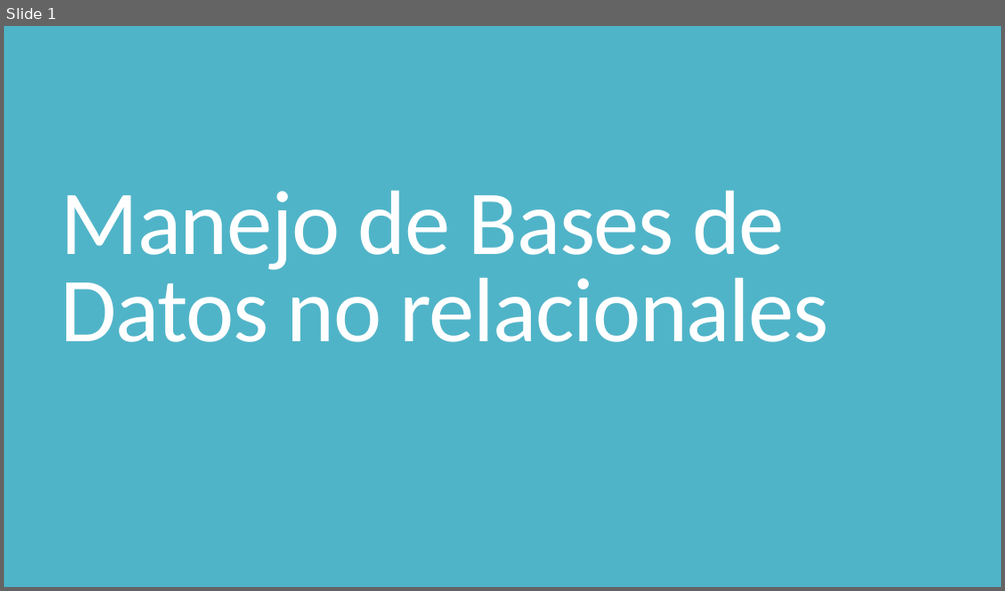
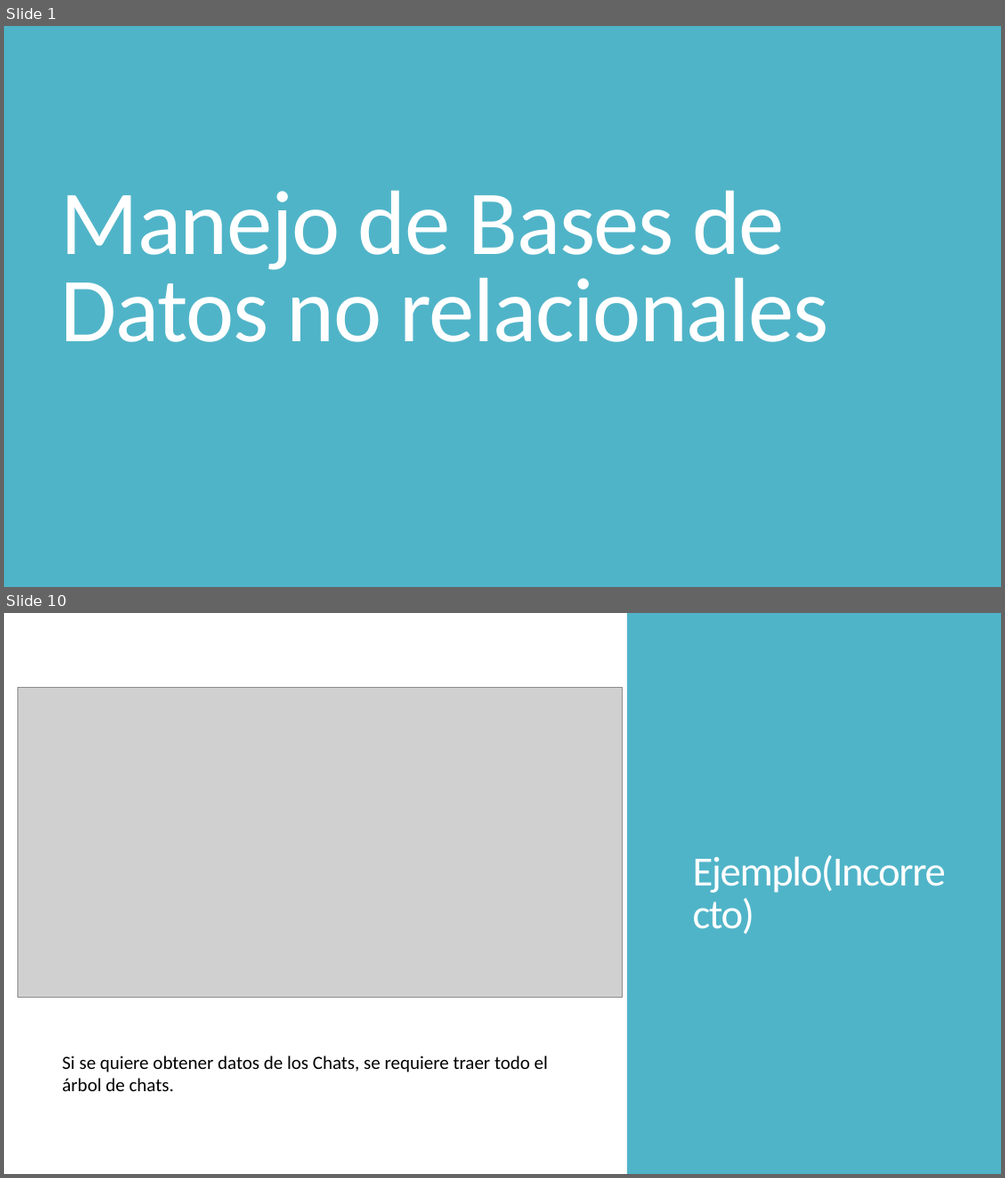
Before and after one commit to javiermelo1672/CursoIonic, a slide deck: Presentaciones/4. Manejo de bases de datos no relacionales.pptx. Shown one above the other, each under a label of ours: slide 1 before the commit, slides 1 and 10 after it; the slides between them are not shown. The pictures are 1005x591 and 1005x1178 pixels, drawn with LibreOffice and Linux fonts; fonts in the diff are those of the drawing; grey boxes stand for pictures. Boxes give left, top, right and bottom in pixels: in the first picture for what was removed or moved away, otherwise in the second. Text is boxed around its words. In the diff, an @@ line names an element or a change of style, - is before the commit and + after.

```diff
--- a/Presentaciones/4. Manejo de bases de datos no relacionales.pptx
+++ b/Presentaciones/4. Manejo de bases de datos no relacionales.pptx
@@ slide 10 added at (4,613,1001,1174), background #FFFFFF @@
@@ rectangle added at (627,613,1001,1174), fill #50B4C8 @@
@@ picture added at (17,687,622,997) @@
@@ title added at (693,855,946,892), 40 pt, text #FFFFFF @@
+Ejemplo(Incorrecto)
@@ text added at (62,1055,548,1091), 18 pt, text #000000 @@
+Si se quiere obtener datos de los Chats, se requiere traer todo el árbol de chats.
```
Also in this commit, not shown: 28 other slides added, 17 slides removed, 5 other files.
